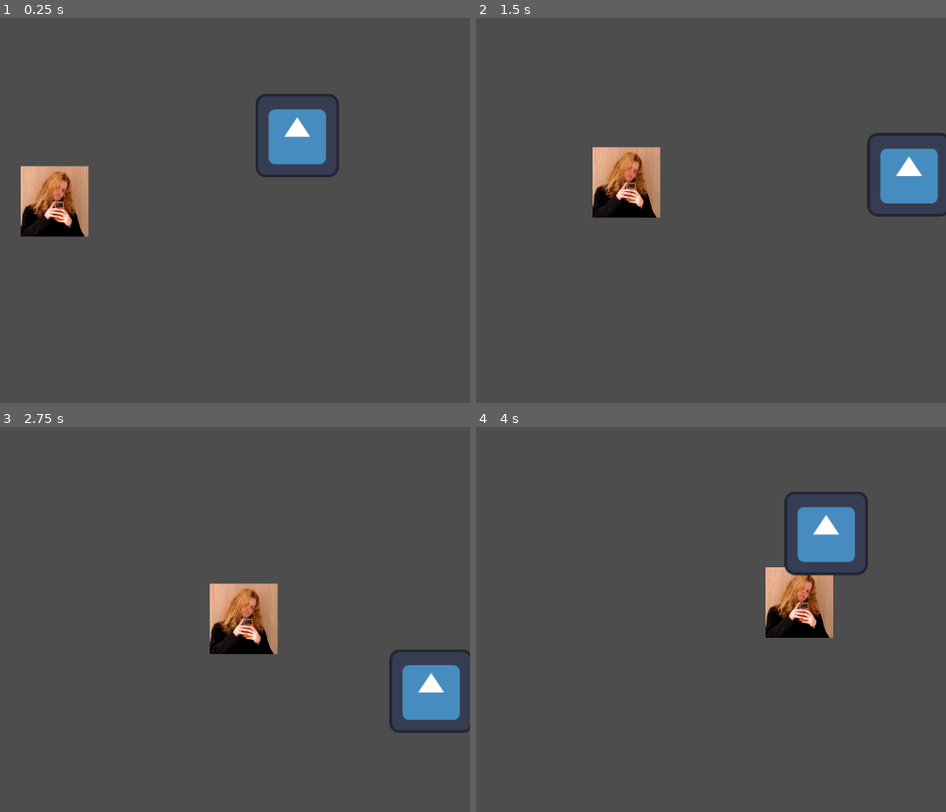
Above: before the commit, frames 1-4 (two rows, left to right).
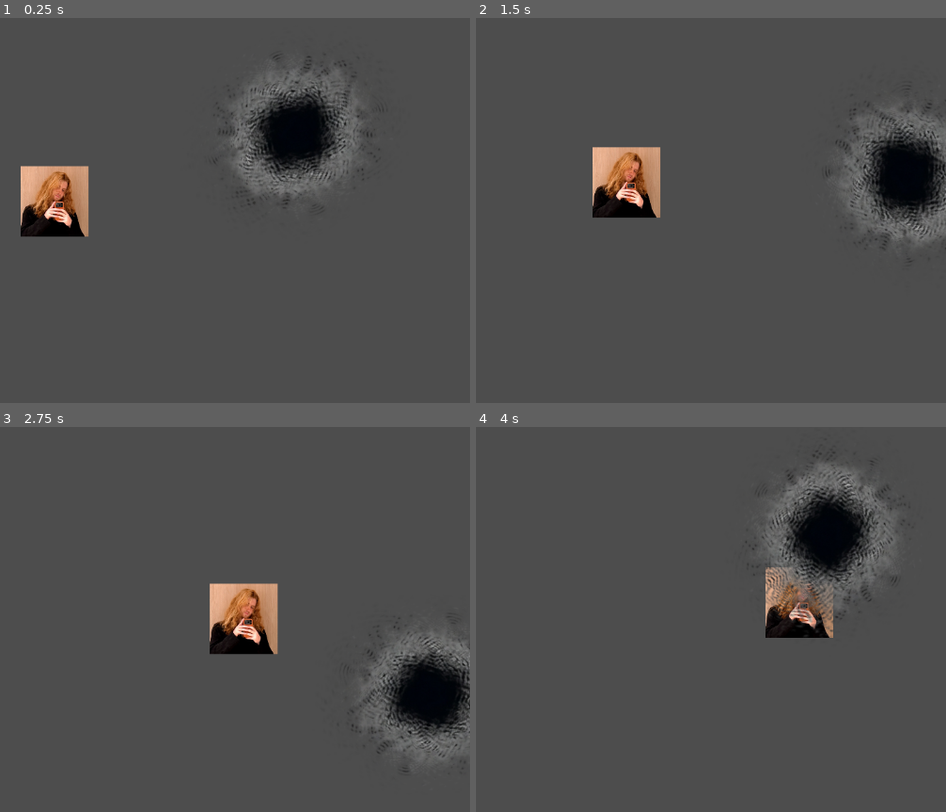
Above: after the commit, the same moments.

Repository: omarwaelppmm-a11y/real-dot
Game: Godot game, scene res://main.tscn
The game is run twice, just before and just after one commit, with the same random seed, the same clock (stepped at 60 frames per second) and the same inputs. The engine's default icon, where the game draws it, is replaced by a stand-in: a white triangle on a blue panel in a dark square.
Inputs (mouse positions are in pixels of both pictures, inside the frame that each line leads up to):
- Up to frame 1 (0.25 s): no input
- Up to frame 2 (1.5 s): tap Enter at 0.5 s; move the mouse to (734, 172) at 0.52 s; hold Right (ui_right) 0.53-1.28 s; tap Alt at 0.6 s; click (734, 172) at 0.67 s; move the mouse to (outside the picture) at 1.27 s; hold Down (ui_down) from 1.28 s (still down); tap Shift at 1.35 s
- Up to frame 3 (2.75 s): move the mouse to (169, 507) at 2.02 s; release Down (ui_down) at 2.03 s; hold Right (ui_right) from 2.03 s (still down); tap Alt at 2.1 s
- Up to frame 4 (4 s): move the mouse to (532, 684) at 2.77 s; release Right (ui_right) at 2.78 s; hold Up (ui_up) 2.78-3.53 s; tap Shift at 2.85 s; click (532, 684) at 2.92 s; move the mouse to (795, 665) at 3.52 s; hold Left (ui_left) from 3.53 s (still down); tap Alt at 3.6 s

The runs differ from the first frame. In frame 1, 4.8% of the frame differs, in the area x 45-81%, y 9-49%; in frame 2, 4.3%; in frame 3, 4.2%; in frame 4, 6.1%, in the area x 57-90%, y 6-55%.

Commit message:
Mechanism
the main movement and damage and health system are now done and the ring in which the plyer illl be in and the remaining is the polishing and adding the features needded to mke it an entertaining game.  nd that ill take time

Diff:
--- a/player.gd
+++ b/player.gd
@@ -3,10 +3,40 @@
 @export var speed: float = 300.0
 @export var max_health: float = 100.0
 
+# Glitch and Wave Properties
+@export var rotation_speed: float = 4.0
+@export var wave_frequency: float = 15.0  # How fast the wave pulses
+@export var wave_amplitude: float = 0.08  # How deep the pulsing distortion is
+@export var jitter_intensity: float = 2.0  # Pixels of glitchy offset vibration
+
+@onready var sprite: Sprite2D = $Sprite2D
+
 var current_health: float
+var time_passed: float = 0.0
+var original_sprite_scale: Vector2
 
 func _ready() -> void:
 	current_health = max_health
+	if sprite:
+		original_sprite_scale = sprite.scale
+
+func _process(delta: float) -> void:
+	if sprite:
+		time_passed += delta
+
+		# 1. Continuous Rotation
+		sprite.rotation += rotation_speed * delta
+
+		# 2. Harmonic Wave Expansion/Contraction (Breathes like an organism)
+		# Equation: Scale = Base + Amplitude * sin(Frequency * Time)
+		var wave_modifier := sin(time_passed * wave_frequency) * wave_amplitude
+		sprite.scale = original_sprite_scale + Vector2(wave_modifier, -wave_modifier)
+
+		# 3. Random Position Jitter (Micro-glitches)
+		sprite.position = Vector2(
+			randf_range(-jitter_intensity, jitter_intensity),
+			randf_range(-jitter_intensity, jitter_intensity)
+		)
 
 func _physics_process(_delta: float) -> void:
 	var direction := Input.get_vector("ui_left", "ui_right", "ui_up", "ui_down")
--- a/player.tscn
+++ b/player.tscn
@@ -1,7 +1,7 @@
 [gd_scene format=3 uid="uid://dqjfbc4duoli"]
 
 [ext_resource type="Script" uid="uid://gunjr3ecckai" path="res://player.gd" id="1_onrkg"]
-[ext_resource type="Texture2D" uid="uid://cx17qdwui026f" path="res://icon.svg" id="2_i3pqv"]
+[ext_resource type="Texture2D" uid="uid://c73oaynxgwu4t" path="res://Assets/player.png" id="2_onrkg"]
 
 [sub_resource type="CircleShape2D" id="CircleShape2D_hqtel"]
 radius = 58.549126
@@ -10,7 +10,8 @@
 script = ExtResource("1_onrkg")
 
 [node name="Sprite2D" type="Sprite2D" parent="." unique_id=1980677404]
-texture = ExtResource("2_i3pqv")
+position = Vector2(-2, 0)
+texture = ExtResource("2_onrkg")
 
 [node name="CollisionShape2D" type="CollisionShape2D" parent="." unique_id=5090434]
 shape = SubResource("CircleShape2D_hqtel")
Binary file added: Assets/player.png
Not shown, added: Assets/player.png.import
